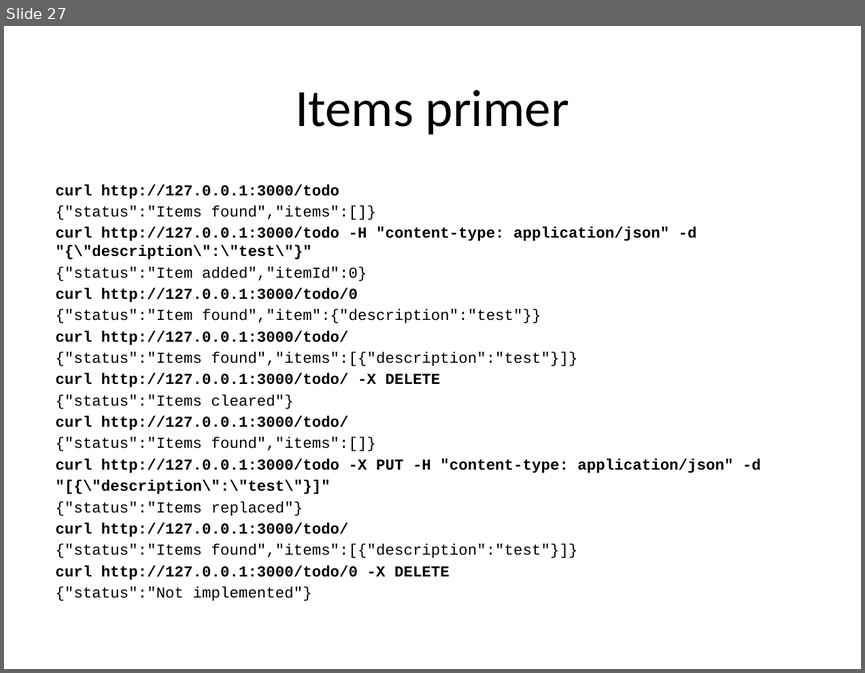
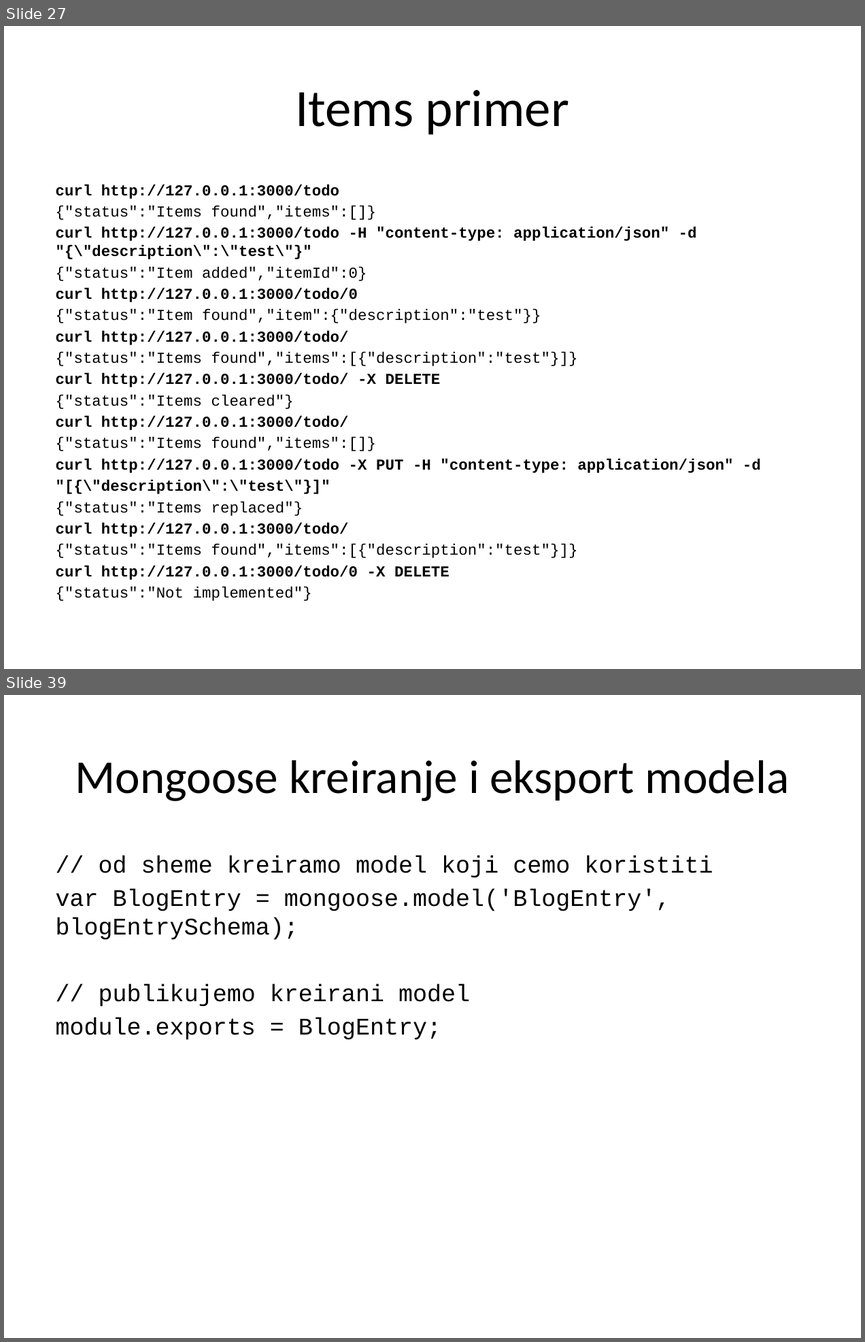
Before and after one commit to XWS2016/BackEnd, a slide deck: 02_REST_servisi/BackEnd_02_REST_servisi.pptx. Shown one above the other, each under a label of ours: slide 27 before the commit, slides 27 and 39 after it; the slides between them are not shown. The pictures are 865x673 and 865x1342 pixels, drawn with LibreOffice and Linux fonts; fonts in the diff are those of the drawing. Boxes give left, top, right and bottom in pixels: in the first picture for what was removed or moved away, otherwise in the second. Text is boxed around its words. In the diff, an @@ line names an element or a change of style, - is before the commit and + after.

```diff
--- a/02_REST_servisi/BackEnd_02_REST_servisi.pptx
+++ b/02_REST_servisi/BackEnd_02_REST_servisi.pptx
@@ slide 39 added at (x1=4, y1=695, x2=861, y2=1338), background #FFFFFF @@
@@ title added at (x1=75, y1=760, x2=789, y2=801), 39.6 pt, text #000000 @@
+Mongoose kreiranje i eksport modela
@@ text added at (x1=56, y1=856, x2=713, y2=1040), 20 pt, text #000000 @@
+// od sheme kreiramo model koji cemo koristiti
+var BlogEntry = mongoose.model('BlogEntry', blogEntrySchema);
+// publikujemo kreirani model
+module.exports = BlogEntry;
```
Also in this commit, not shown: 1 slide changed, 13 other slides added, 12 other files.
